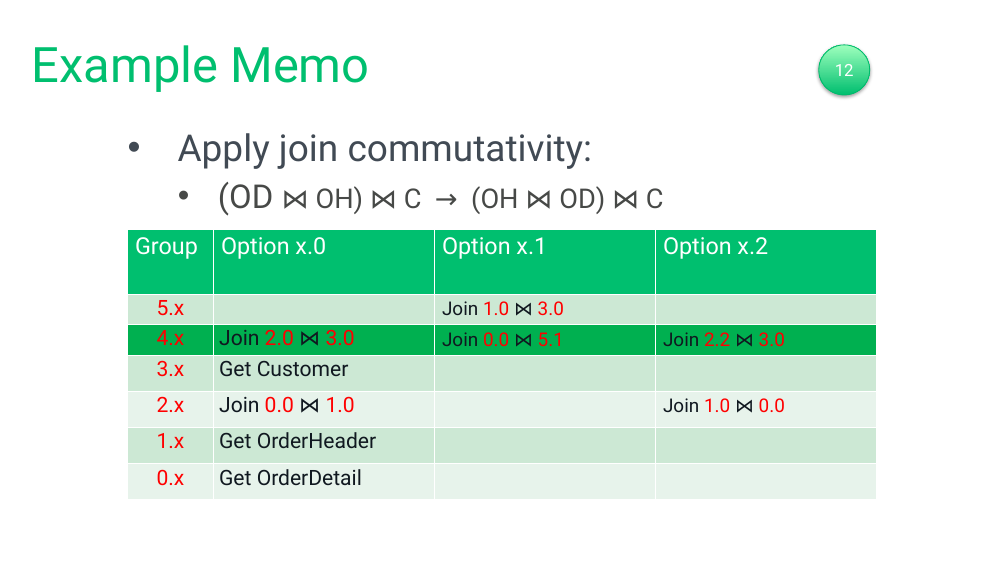
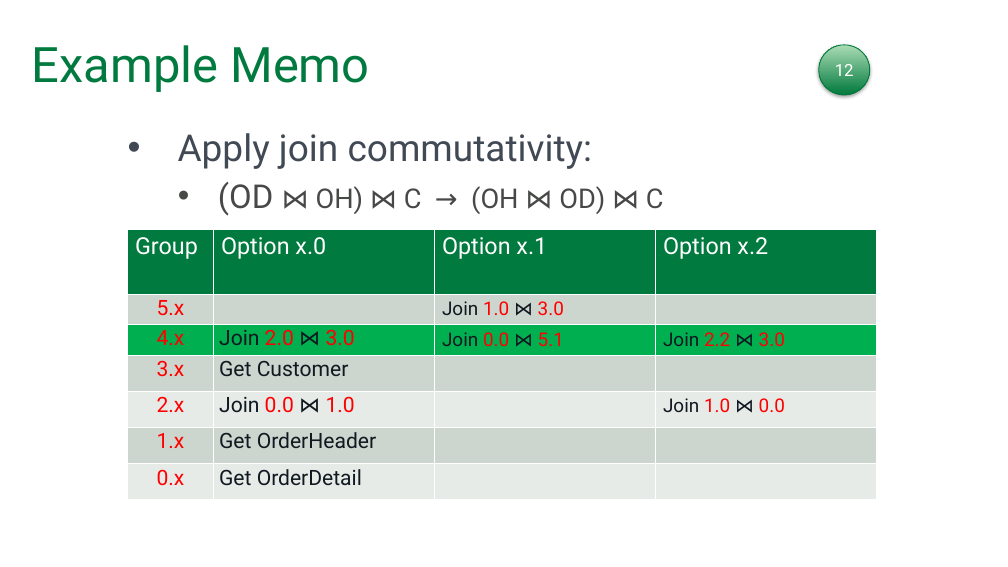
Before and after one commit to tf3604/OptimizerPresentation, a slide deck: slide 56 of Optimizer.pptx (slide 55 before the commit). Drawn at 1008x567 pixels with LibreOffice and Linux fonts; fonts in the diff are those of the drawing; background and template pictures are left out. Boxes give left, top, right and bottom in pixels: in the first picture for what was removed or moved away, otherwise in the second. Text is boxed around its words. In the diff, an @@ line names an element or a change of style, - is before the commit and + after.

```diff
--- a/Optimizer.pptx
+++ b/Optimizer.pptx
@@ title "Example Memo" at box(32, 45, 369, 92): text colour #00BF6F to #007A3E @@
@@ ellipse "12" at box(818, 45, 870, 95): fill gradient #00BF6F to #A0FFBD to gradient #007A3E to #ABDDB6; outline #00BB6D 0.75 pt to #00773D 0.75 pt @@
@@ table at box(127, 230, 875, 500) @@
@@ fill #00BF6F to #007A3E in row 1 @@
@@ fill #CCE8D5 to #CCD7CE in 12 cells @@
@@ fill #E7F4EB to #E7ECE8 in 8 cells @@
```
Also in this commit, not shown: 62 other slides changed, 1 slide added.
